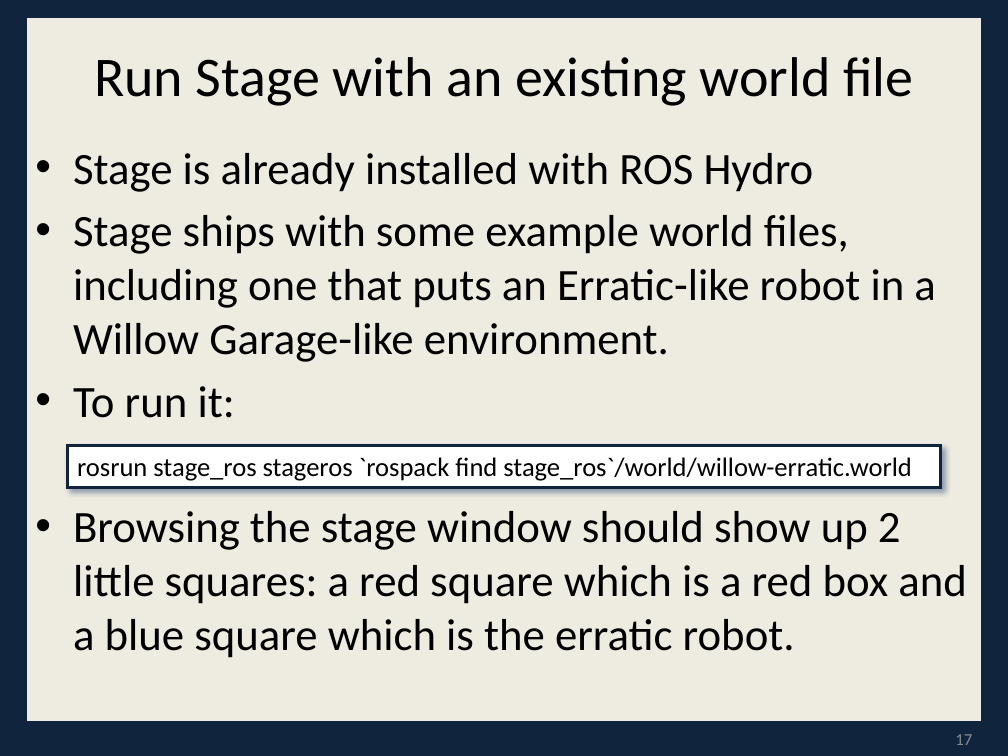
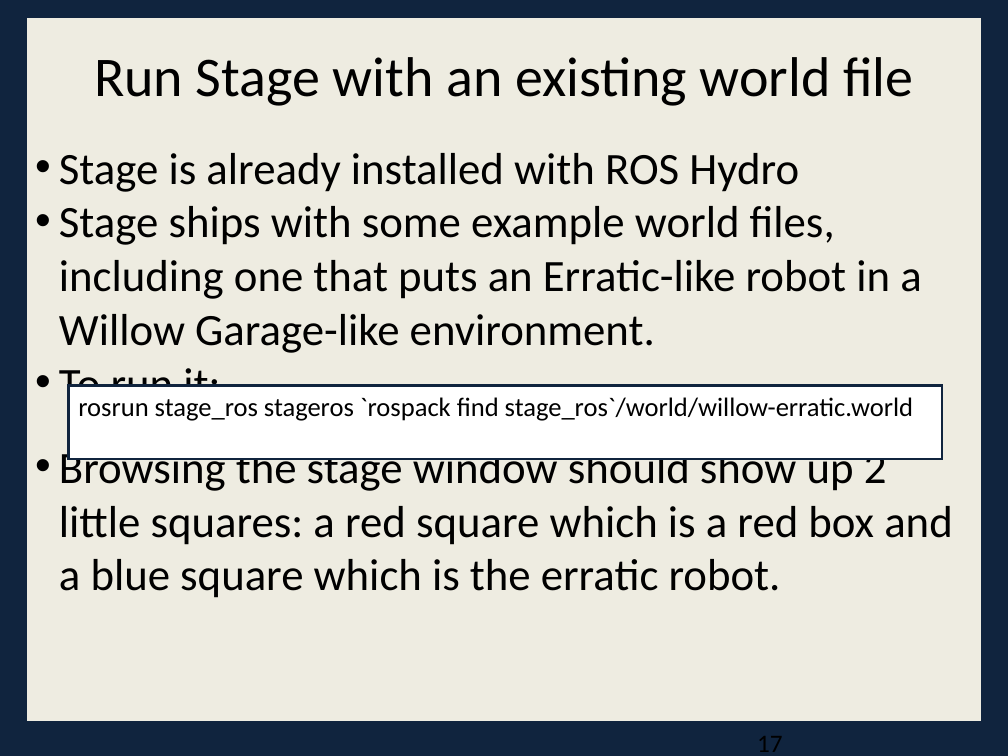
Before and after one commit to faustino-lukolo/Cpts483-Intro-To-Robotics, a slide deck: slide 17 of Resources/Lessons/ROSLesson3.pptx. Drawn at 1008x756 pixels with LibreOffice and Linux fonts; fonts in the diff are those of the drawing. Boxes give left, top, right and bottom in pixels: in the first picture for what was removed or moved away, otherwise in the second. Text is boxed around its words. In the diff, an @@ line names an element or a change of style, - is before the commit and + after.

```diff
--- a/Resources/Lessons/ROSLesson3.pptx
+++ b/Resources/Lessons/ROSLesson3.pptx
@@ background #0F243E to #10243E @@
@@ rectangle at (25,17,983,723): outline #0F243E 2 pt to #10243E 2.01 pt @@
@@ text "Stage is already installed with ..." at (59,153,953,598): indent changed; less space between paragraphs @@
@@ rectangle "rosrun stage_ros stageros `rospack find ...": place and size @@
-rectangle "rosrun stage_ros stageros `rospack find ..." at (68,446,941,488)
+rectangle "rosrun stage_ros stageros `rospack find ..." at (69,385,942,459)
@@ rectangle "rosrun stage_ros stageros `rospack find ..." at (69,385,942,459): list level 2 to 1 in "rosrun stage_ros stageros `rospack find ..."; outline #0F243E 2 pt to #10243E 2.01 pt; shadow off @@
@@ page number removed at (955,734,972,745) @@
-17
```
Also in this commit, not shown: 43 other slides changed, 3 slides added, 11 other files.
